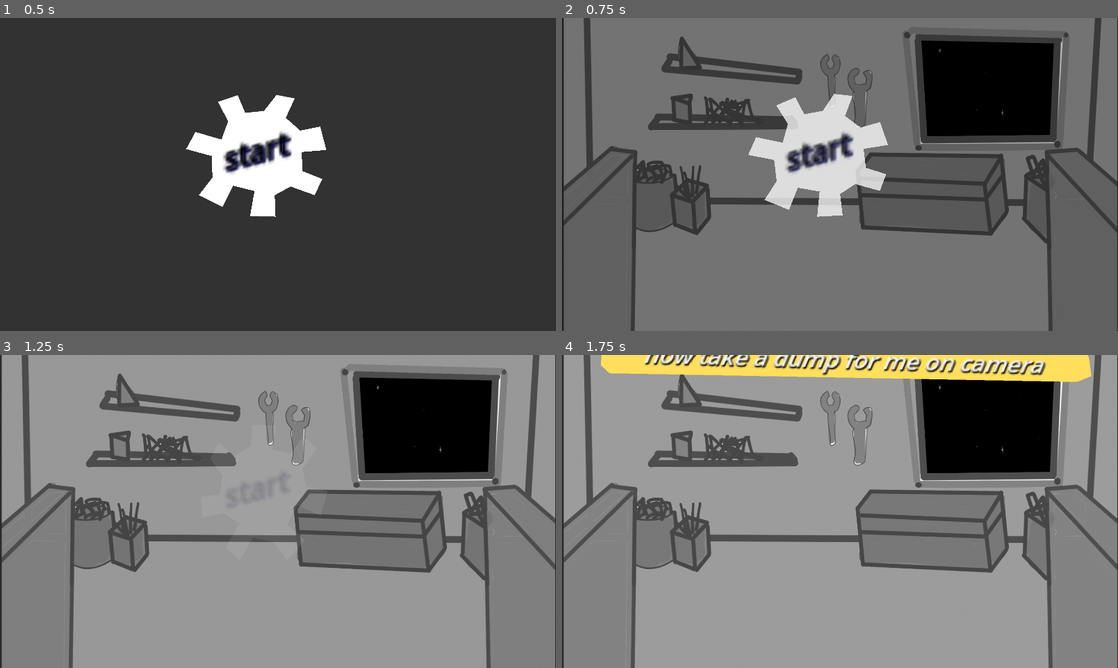
Above: before the commit, frames 1-4 (two rows, left to right).
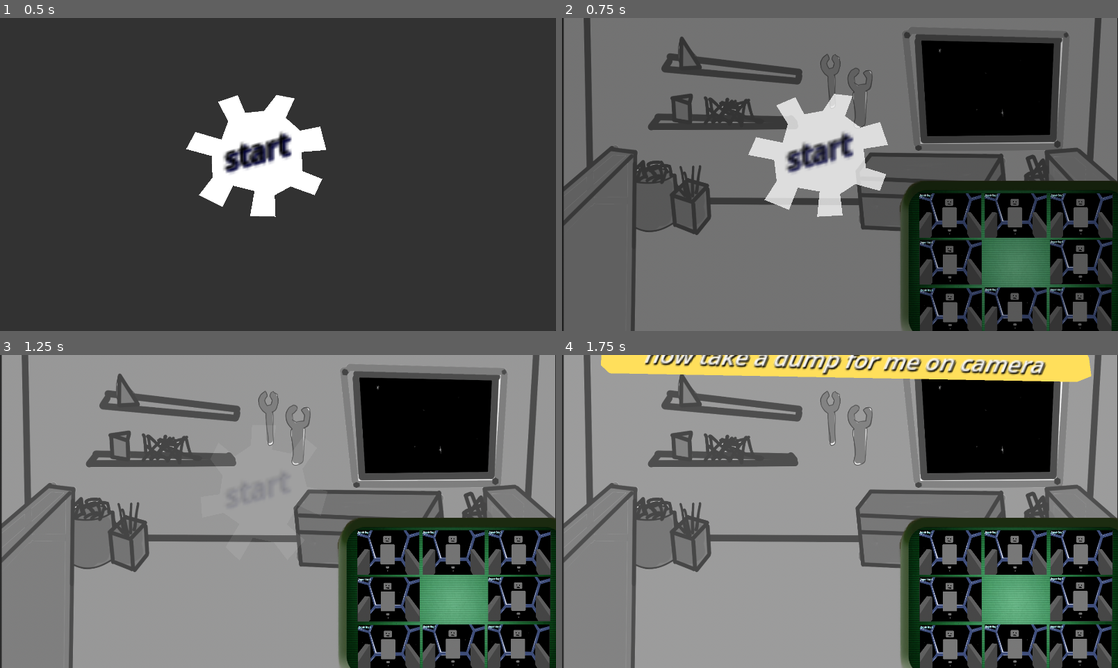
Above: after the commit, the same moments.

Repository: enderpyy/machina
Game: Godot game, scene res://scenes/root.tscn
The game is run twice, just before and just after one commit, with the same random seed, the same clock (stepped at 60 frames per second) and the same inputs.
Inputs (mouse positions are in pixels of both pictures, inside the frame that each line leads up to):
- Up to frame 1 (0.5 s): no input
- Up to frame 2 (0.75 s): tap Enter at 0.5 s; move the mouse to (823, 152) at 0.52 s; press the mouse at (823, 152) at 0.53 s
- Up to frame 3 (1.25 s): no input
- Up to frame 4 (1.75 s): move the mouse to (728, 527) at 1.27 s; release the mouse at (728, 527) at 1.28 s; click (728, 527) at 1.35 s

Frame 1 is identical in both runs. In frame 2, 17% of the frame differs, in the area x 60-100%, y 52-100%; in frame 3, 18%; in frame 4, 18%.

Commit message:
eight repair bays

Diff:
--- a/machina/scenes/fnaf_base.tscn
+++ b/machina/scenes/fnaf_base.tscn
@@ -1,7 +1,9 @@
-[gd_scene load_steps=3 format=3 uid="uid://d27l8kea2caos"]
+[gd_scene load_steps=5 format=3 uid="uid://d27l8kea2caos"]
 
 [ext_resource type="Script" uid="uid://drnv0yvwc7n7l" path="res://scripts/fnaf_base.gd" id="1_ksnf0"]
 [ext_resource type="Texture2D" uid="uid://b7ahb4ohg1ba4" path="res://sprite/base_bg.png" id="2_babkc"]
+[ext_resource type="Texture2D" uid="uid://epak47e3uw6y" path="res://sprite/screen.png" id="3_ecjwy"]
+[ext_resource type="PackedScene" uid="uid://bmlv0fywxo42" path="res://scenes/repair_bay.tscn" id="4_4a65i"]
 
 [node name="FNAF_base" type="Node2D"]
 script = ExtResource("1_ksnf0")
@@ -10,3 +12,40 @@
 position = Vector2(953, 556)
 scale = Vector2(1.08856, 1.1285)
 texture = ExtResource("2_babkc")
+
+[node name="Screen" type="Sprite2D" parent="."]
+position = Vector2(1572, 850)
+scale = Vector2(1.36875, 1.60139)
+texture = ExtResource("3_ecjwy")
+
+[node name="Repair Bay 1" parent="Screen" instance=ExtResource("4_4a65i")]
+position = Vector2(-246.94, -153.148)
+scale = Vector2(0.080758, 0.0876332)
+
+[node name="Repair Bay 2" parent="Screen" instance=ExtResource("4_4a65i")]
+position = Vector2(-81.8263, -153.148)
+scale = Vector2(0.080758, 0.0876332)
+
+[node name="Repair Bay 3" parent="Screen" instance=ExtResource("4_4a65i")]
+position = Vector2(84.0182, -153.148)
+scale = Vector2(0.080758, 0.0876332)
+
+[node name="Repair Bay 4" parent="Screen" instance=ExtResource("4_4a65i")]
+position = Vector2(-246.21, -51.9861)
+scale = Vector2(0.080758, 0.0876332)
+
+[node name="Repair Bay 5" parent="Screen" instance=ExtResource("4_4a65i")]
+position = Vector2(83.2875, -53.2351)
+scale = Vector2(0.080758, 0.0876332)
+
+[node name="Repair Bay 6" parent="Screen" instance=ExtResource("4_4a65i")]
+position = Vector2(-245.479, 51.0494)
+scale = Vector2(0.080758, 0.0876332)
+
+[node name="Repair Bay 7" parent="Screen" instance=ExtResource("4_4a65i")]
+position = Vector2(-81.8263, 49.8005)
+scale = Vector2(0.080758, 0.0876332)
+
+[node name="Repair Bay 8" parent="Screen" instance=ExtResource("4_4a65i")]
+position = Vector2(81.8263, 49.8005)
+scale = Vector2(0.080758, 0.0876332)
--- /dev/null
+++ b/machina/scenes/repair_bay.tscn
@@ -0,0 +1,28 @@
+[gd_scene load_steps=3 format=3 uid="uid://bmlv0fywxo42"]
+
+[ext_resource type="Script" uid="uid://bt1ros7i6igxr" path="res://scripts/repair_bay.gd" id="1_3yplu"]
+[ext_resource type="Texture2D" uid="uid://dwha6mktdxvgl" path="res://sprite/repair_bay_bg.png" id="1_soafe"]
+
+[node name="repair_bay" type="Node2D"]
+script = ExtResource("1_3yplu")
+
+[node name="bg" type="Sprite2D" parent="."]
+position = Vector2(969.5, 548)
+scale = Vector2(1.10034, 1.1004)
+texture = ExtResource("1_soafe")
+
+[node name="overlay" type="Polygon2D" parent="."]
+color = Color(1, 1, 1, 0)
+polygon = PackedVector2Array(-68, -66, 1975, -54, 1998, 1139, -82, 1128)
+
+[node name="scale" type="Node2D" parent="."]
+position = Vector2(19, 1)
+scale = Vector2(4, 4)
+
+[node name="Label" type="Label" parent="scale"]
+offset_right = 40.0
+offset_bottom = 23.0
+theme_override_colors/font_color = Color(1, 1, 1, 1)
+theme_override_colors/font_shadow_color = Color(0.470588, 1, 1, 1)
+text = "Repair Bay X
+"
--- a/machina/scripts/fnaf_base.gd
+++ b/machina/scripts/fnaf_base.gd
@@ -6,6 +6,7 @@
 func _ready():
 	add_child(announcer)
 
+@onready var bays = [$'Repair Bay 5']
 
 func _start_level(current_level):
 	level = current_level
--- /dev/null
+++ b/machina/scripts/repair_bay.gd
@@ -0,0 +1,11 @@
+extends Node2D
+
+var repair_bay_number : int
+@onready var label = $scale/Label
+func _ready():
+	label.text = name
+
+func _focus(): # called by parent
+	pass
+func exit(): # lets parent know
+	pass
Not shown, added: machina/scripts/repair_bay.gd.uid
Binary file added: machina/sprite/repair_bay_bg.png
Not shown, added: machina/sprite/repair_bay_bg.png.import
